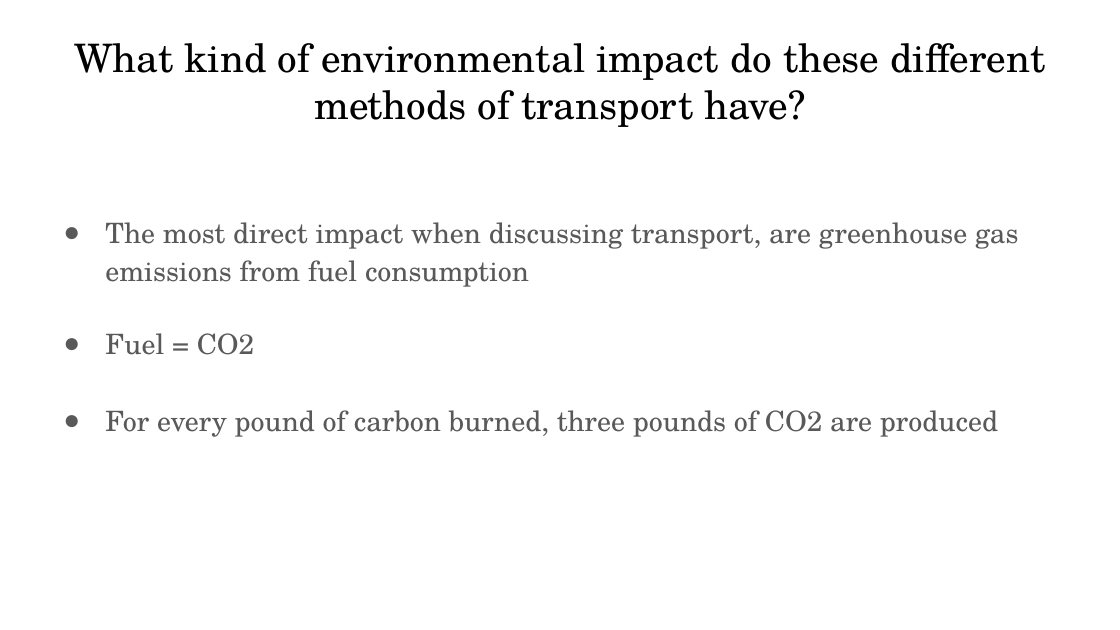
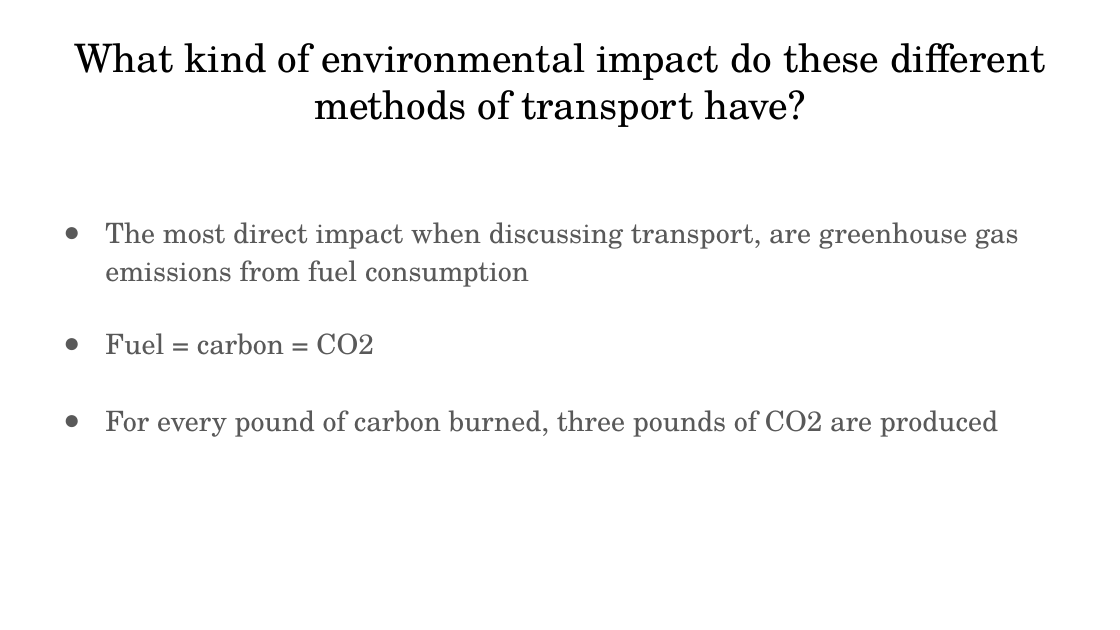
Before and after one commit to Rhunsilval/capstone, a slide deck: slide 13 of Presentation/The Cost of Moving Food - capstone.pptx (slide 15 before the commit). Drawn at 1120x630 pixels with LibreOffice and Linux fonts; fonts in the diff are those of the drawing. Boxes give left, top, right and bottom in pixels: in the first picture for what was removed or moved away, otherwise in the second. Text is boxed around its words. In the diff, an @@ line names an element or a change of style, - is before the commit and + after.

```diff
--- a/Presentation/The Cost of Moving Food - capstone.pptx
+++ b/Presentation/The Cost of Moving Food - capstone.pptx
@@ text at (x1=105, y1=333, x2=373, y2=355): text changed @@
-● Fuel = CO2
+● Fuel = carbon = CO2
```
Also in this commit, not shown: 10 other slides changed, 1 slide added, 16 slides removed, 3 other files.
